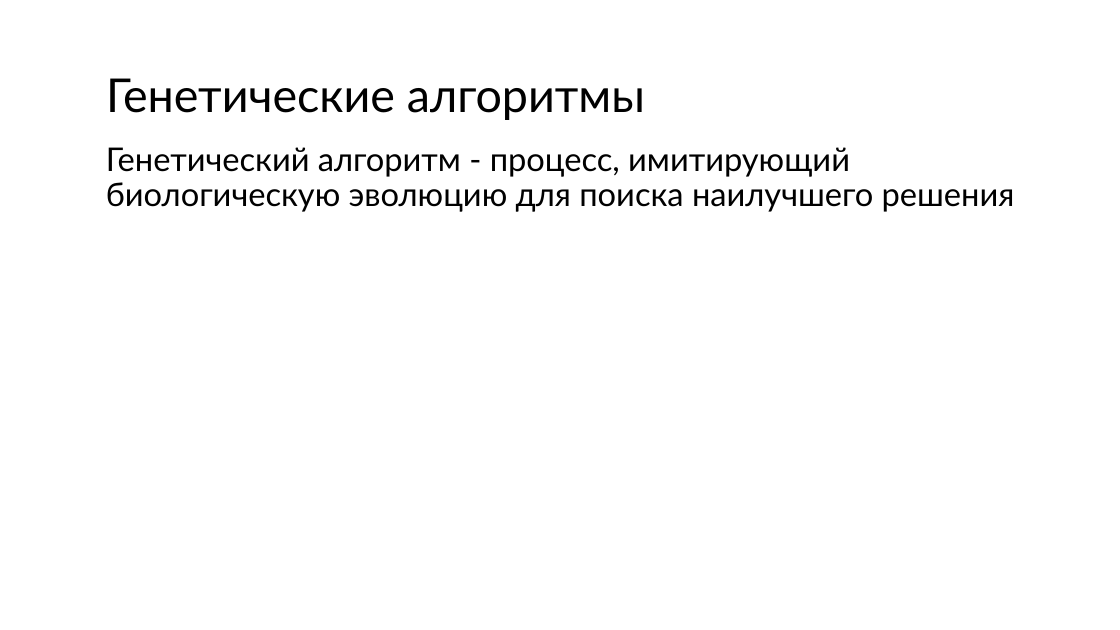
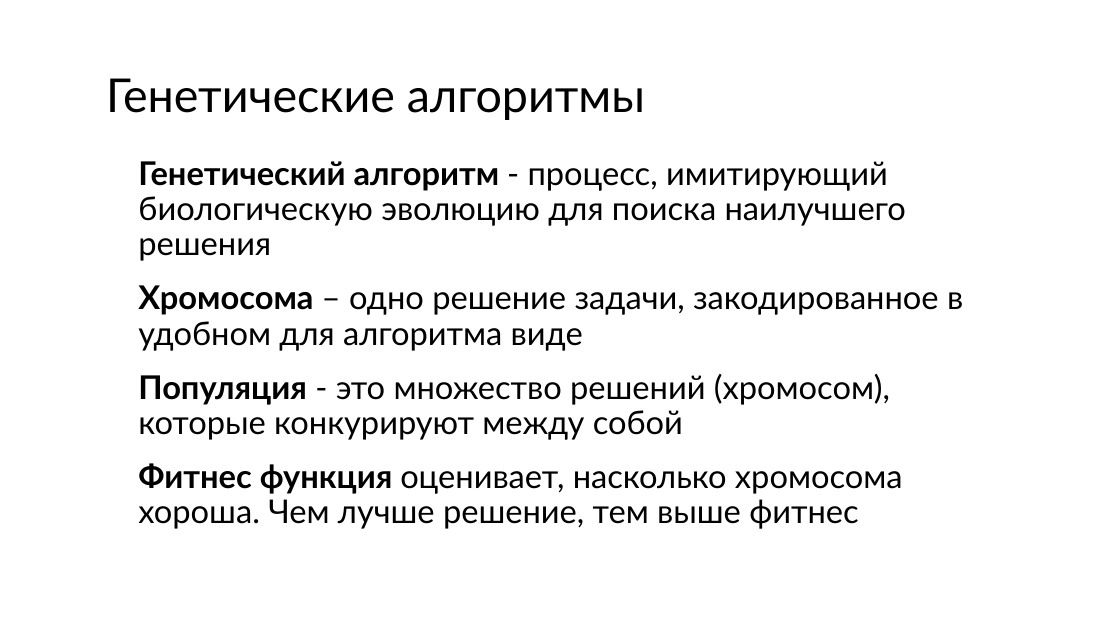
Before and after one commit to w1ldhoneyp1e/goods-distribution-warehouse, a slide deck: slide 13 of presentation.pptx (slide 8 before the commit). Drawn at 1120x630 pixels with LibreOffice and Linux fonts; fonts in the diff are those of the drawing. Boxes give left, top, right and bottom in pixels: in the first picture for what was removed or moved away, otherwise in the second. Text is boxed around its words. In the diff, an @@ line names an element or a change of style, - is before the commit and + after.

```diff
--- a/presentation.pptx
+++ b/presentation.pptx
@@ text "Генетический алгоритм - процесс, имитирующий ...": place and size @@
-text "Генетический алгоритм - процесс, имитирующий ..." at (106,147,1015,212)
+text "Генетический алгоритм - процесс, имитирующий ..." at (138,161,963,529)
@@ text at (138,161,906,261): bold on in "Генетический алгоритм"; more space between paragraphs @@
@@ text at (138,285,963,529): paragraphs added @@
+Хромосома – одно решение задачи, закодированное в удобном для алгоритма виде
+Популяция - это множество решений (хромосом), которые конкурируют между собой
+Фитнес функция оценивает, насколько хромосома хороша. Чем лучше решение, тем выше фитнес
```
Also in this commit, not shown: 15 other slides changed, 23 slides added, 3 slides removed, 29 other files.
